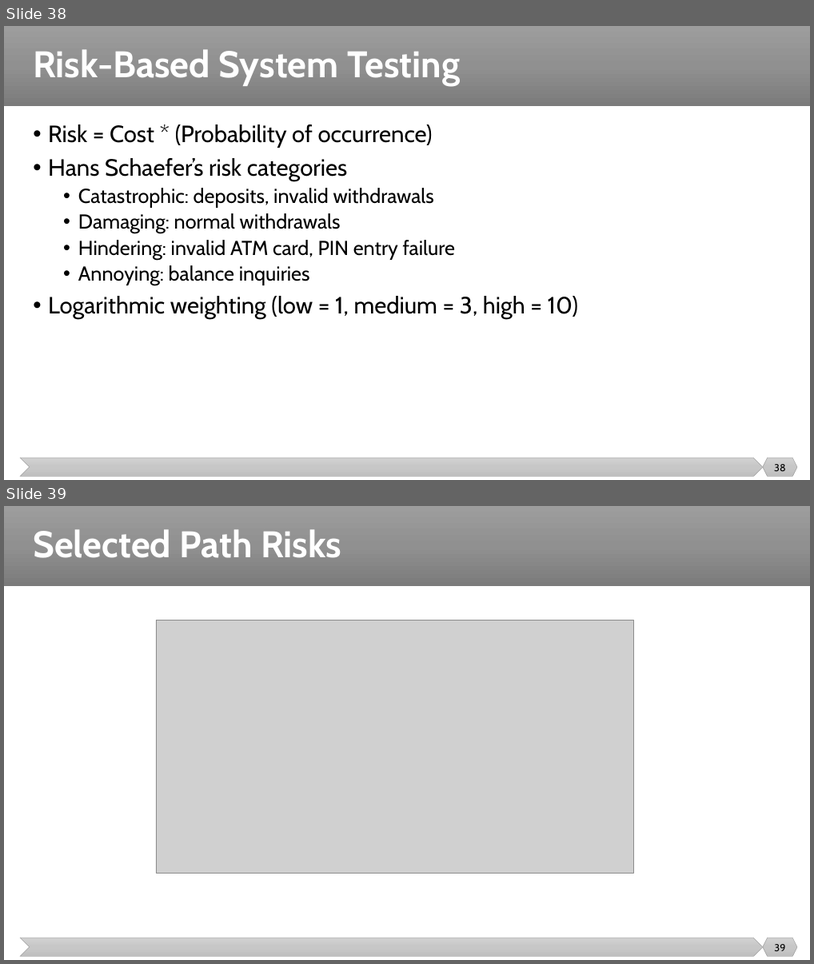
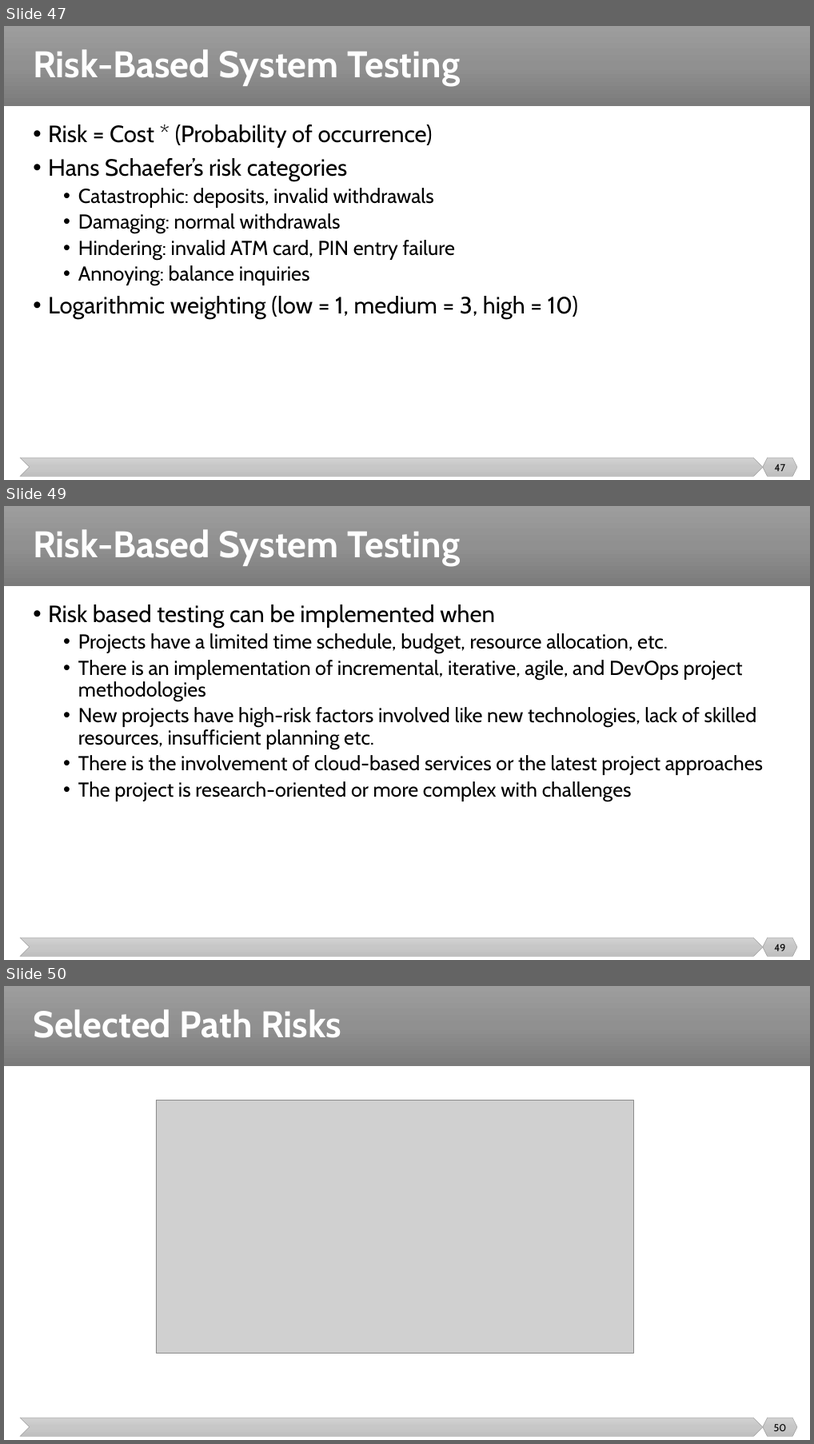
Before and after one commit to malenezi/malenezi, a slide deck: SE401/Lectures/8-Integration, System and Regression Testing/System Testing.pptx. Shown one above the other, each under a label of ours: slides 38 and 39 before the commit, slides 47, 49 and 50 after it; the slides between them are not shown. The pictures are 814x964 and 814x1444 pixels, drawn with LibreOffice and Linux fonts; fonts in the diff are those of the drawing; grey boxes stand for pictures. Boxes give left, top, right and bottom in pixels: in the first picture for what was removed or moved away, otherwise in the second. Text is boxed around its words. In the diff, an @@ line names an element or a change of style, - is before the commit and + after.

```diff
--- a/SE401/Lectures/8-Integration, System and Regression Testing/System Testing.pptx
+++ b/SE401/Lectures/8-Integration, System and Regression Testing/System Testing.pptx
@@ slide 49 added at <box>4,506,810,960</box>, background #FFFFFF; not listed: 3 template elements that a slide beside it also shows @@
@@ title added at <box>33,529,460,566</box>, 44 pt, text #FFFFFF, bold @@
+Risk-Based System Testing
@@ text added at <box>48,604,763,801</box>, 24 pt, text #000000 @@
+• Risk based testing can be implemented when
+  • Projects have a limited time schedule, budget, resource allocation, etc.
+  • There is an implementation of incremental, iterative, agile, and DevOps project methodologies
+  • New projects have high-risk factors involved like new technologies, lack of skilled resources, insufficient planning etc.
+  • There is the involvement of cloud-based services or the latest project approaches
+  • The project is research-oriented or more complex with challenges
@@ page number added at <box>774,944,786,951</box>, 12 pt, text #000000 @@
+49
@@ what was slide 38 is now slide 47 @@
@@ page number at <box>775,464,786,471</box>: text changed @@
-38
+47
@@ what was slide 39 is now slide 50 @@
@@ page number at <box>774,1424,787,1431</box>: text changed @@
-39
+50
```
Also in this commit, not shown: 2 slides changed, 5 other slides added, 1 slide removed.
